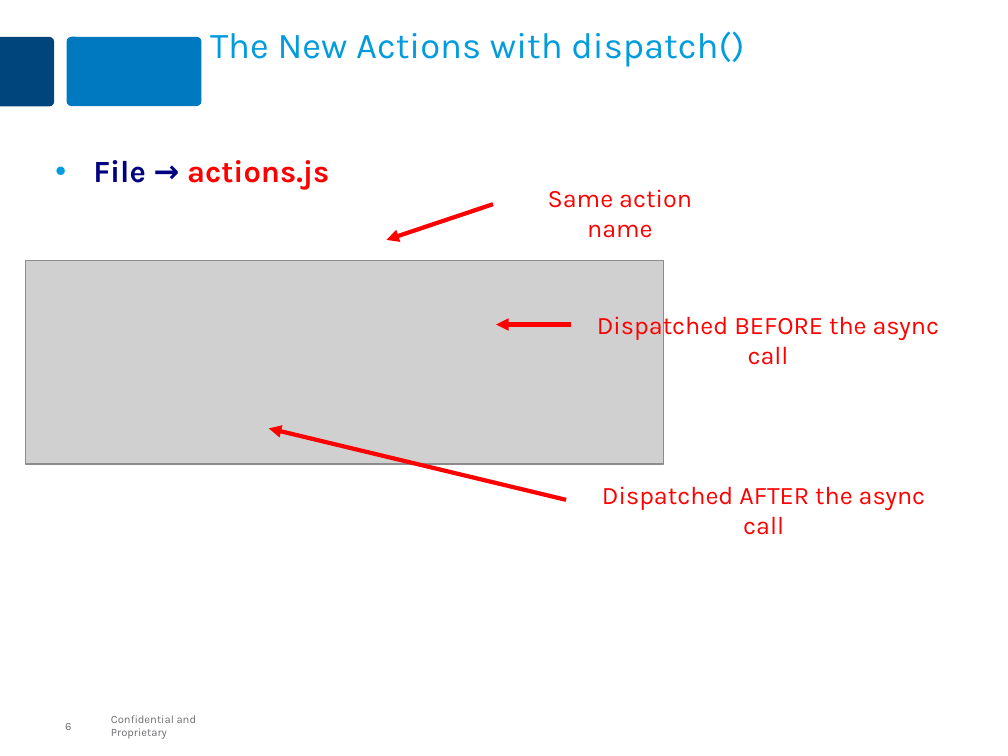
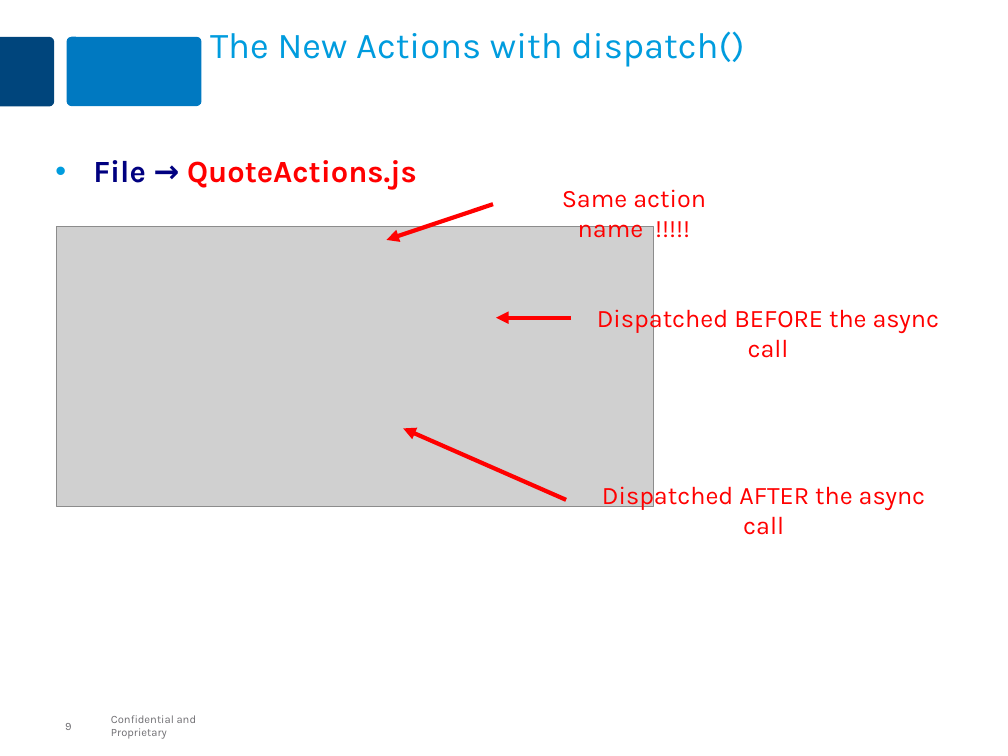
Before and after one commit to MaxMillington/react_practice, a slide deck: slide 9 of lesson-react-50-redux-async/react-redux-async.pptx (slide 6 before the commit). Drawn at 1008x756 pixels with LibreOffice and Linux fonts; fonts in the diff are those of the drawing; grey boxes stand for pictures. Boxes give left, top, right and bottom in pixels: in the first picture for what was removed or moved away, otherwise in the second. Text is boxed around its words. In the diff, an @@ line names an element or a change of style, - is before the commit and + after.

```diff
--- a/lesson-react-50-redux-async/react-redux-async.pptx
+++ b/lesson-react-50-redux-async/react-redux-async.pptx
@@ text at (x1=93, y1=160, x2=417, y2=190): text changed @@
-• File → actions.js
+• File → QuoteActions.js
@@ text at (x1=562, y1=189, x2=706, y2=238): text changed @@
-Same action name
+Same action name !!!!!
@@ picture resized from (x1=25, y1=260, x2=663, y2=464) to (x1=56, y1=227, x2=653, y2=507) @@
@@ arrow moved from (572, 325) - (496, 325) to (572, 318) - (496, 318) @@
@@ text "Dispatched BEFORE the async call" moved from (x1=597, y1=311, x2=940, y2=365) to (x1=597, y1=305, x2=940, y2=358) @@
@@ arrow moved from (566, 500) - (269, 428) to (566, 500) - (403, 428) @@
```
Also in this commit, not shown: 4 other slides changed, 3 slides added, 1 other file.
